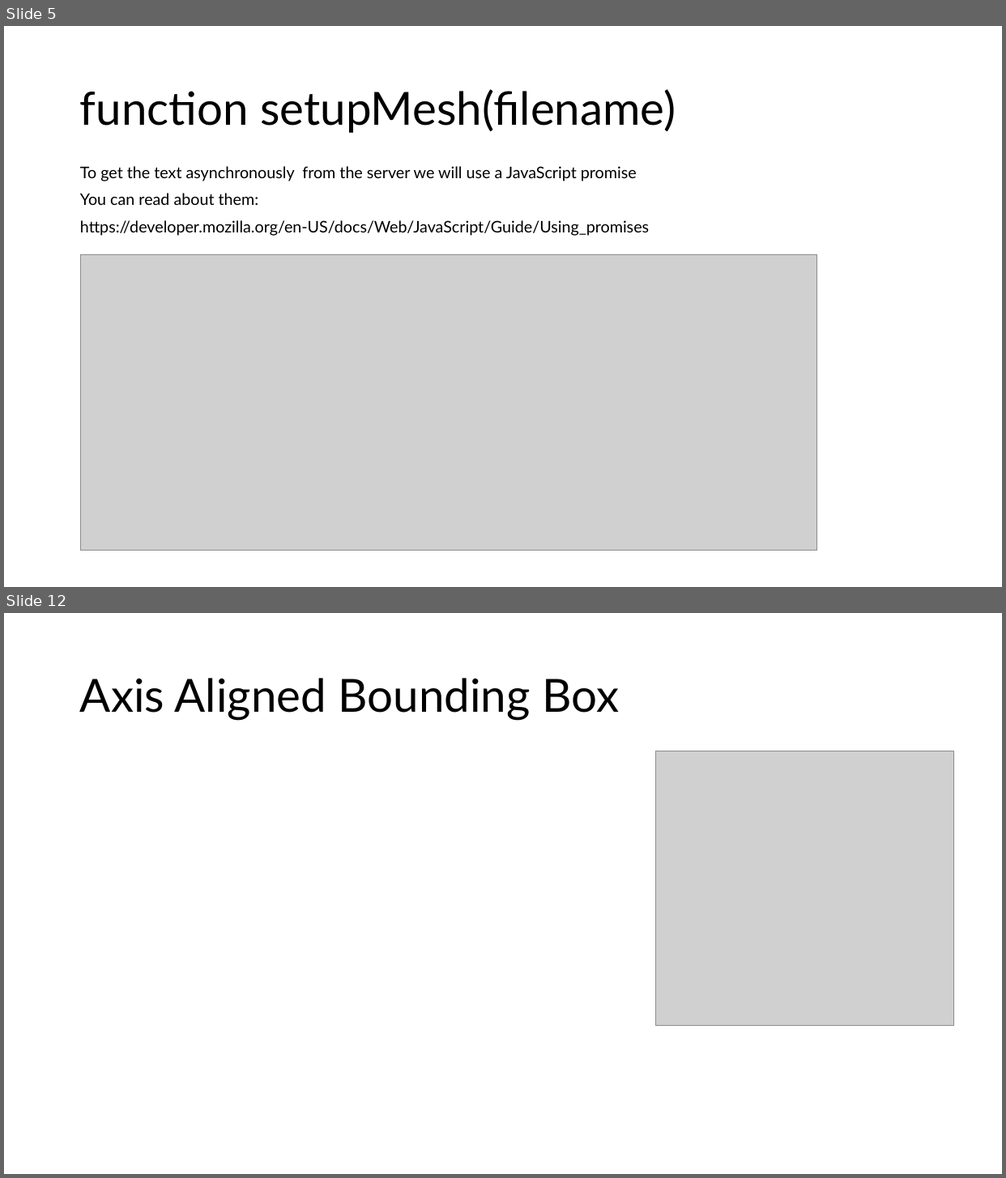
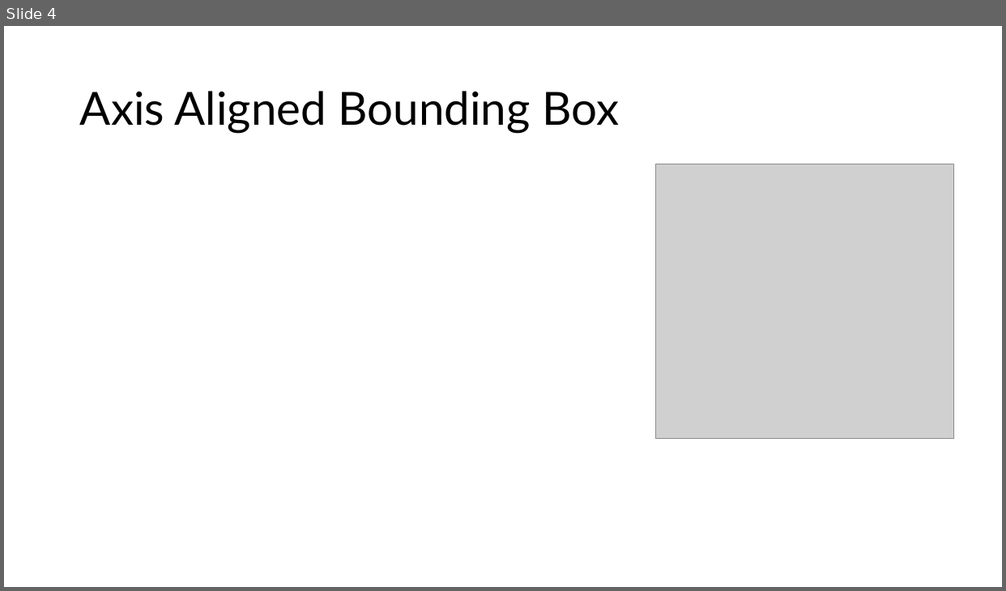
Before and after one commit to UIllinoisGraphics/CS296, a slide deck: Lectures/CS296-OBJ.pptx. Shown one above the other, each under a label of ours: slides 5 and 12 before the commit, slide 4 after it; the slides between them are not shown. The pictures are 1006x1178 and 1006x591 pixels, drawn with LibreOffice and Linux fonts; fonts in the diff are those of the drawing; grey boxes stand for pictures. Boxes give left, top, right and bottom in pixels: in the first picture for what was removed or moved away, otherwise in the second. Text is boxed around its words. In the diff, an @@ line names an element or a change of style, - is before the commit and + after.

```diff
--- a/Lectures/CS296-OBJ.pptx
+++ b/Lectures/CS296-OBJ.pptx
@@ slide 5 removed at (4,26,1002,587), background #FFFFFF @@
@@ title removed at (80,89,675,133) @@
-function setupMesh(filename)
@@ text removed at (80,166,649,236) @@
-To get the text asynchronously from the server we will use a JavaScript promise
-You can read about them:
-https://developer.mozilla.org/en-US/docs/Web/JavaScript/Guide/Using_promises
@@ picture removed at (80,254,817,550) @@
@@ what was slide 12 is now slide 4 @@
```
Also in this commit, not shown: 3 slides changed, 4 slides added, 10 other slides removed.
